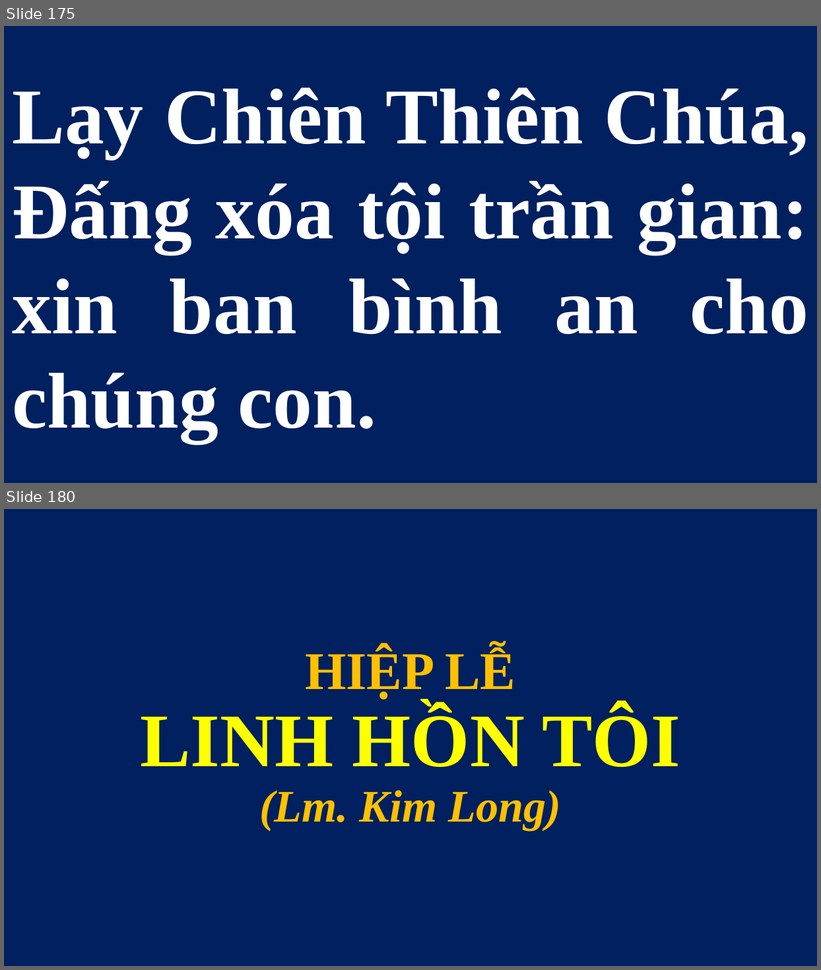
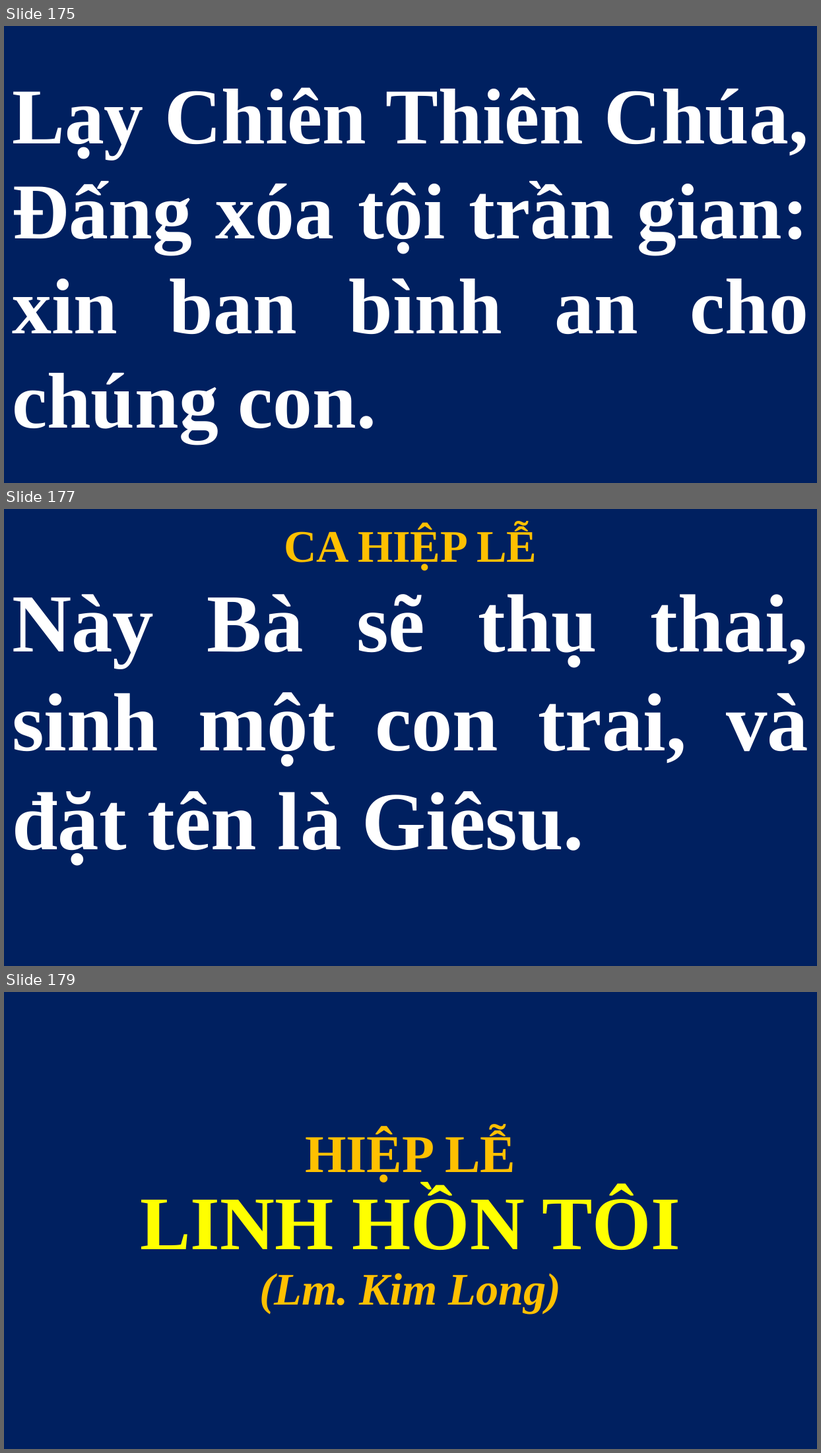
Before and after one commit to lythanhngodev64/SlideLe, a slide deck: Slide/Thứ Bảy - CN-27-TN 2026.pptx. Shown one above the other, each under a label of ours: slides 175 and 180 before the commit, slides 175, 177 and 179 after it; the slides between them are not shown. The pictures are 821x970 and 821x1453 pixels, drawn with LibreOffice and Linux fonts; fonts in the diff are those of the drawing. Boxes give left, top, right and bottom in pixels: in the first picture for what was removed or moved away, otherwise in the second. Text is boxed around its words. In the diff, an @@ line names an element or a change of style, - is before the commit and + after.

```diff
--- a/Slide/Thứ Bảy - CN-27-TN 2026.pptx
+++ b/Slide/Thứ Bảy - CN-27-TN 2026.pptx
@@ slide 177 added at (4,509,817,966), background #FFFFFF @@
@@ text added at (284,527,537,571), 40 pt, text #FFC000, bold @@
+CA HIỆP LỄ
@@ title added at (12,594,809,865), 73 pt, text #FFFFFF, bold @@
+Này Bà sẽ thụ thai, sinh một con trai, và đặt tên là Giêsu.
@@ what was slide 180 is now slide 179 @@
```
Also in this commit, not shown: 2 slides removed, 1 other file.
